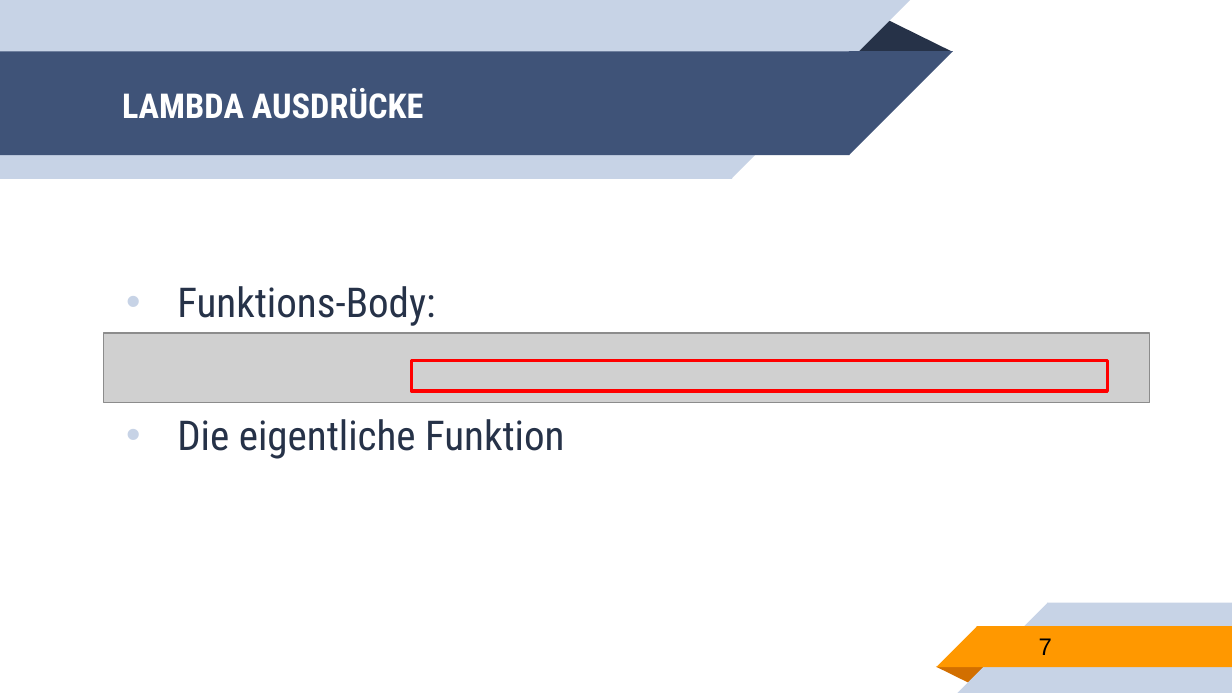
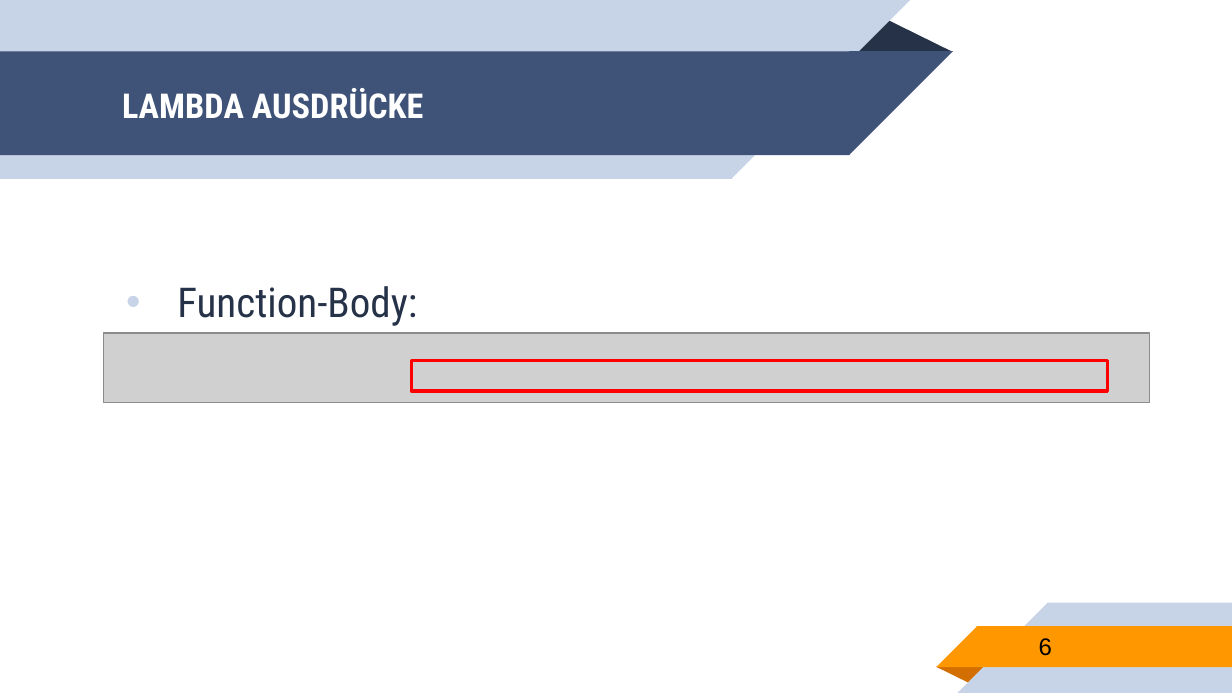
Before and after one commit to franneck94/UdemyCpp, a slide deck: slide 6 of lectures/LambdaExpressions.pptx (slide 7 before the commit). Drawn at 1232x693 pixels with LibreOffice and Linux fonts; fonts in the diff are those of the drawing; grey boxes stand for pictures. Boxes give left, top, right and bottom in pixels: in the first picture for what was removed or moved away, otherwise in the second. Text is boxed around its words. In the diff, an @@ line names an element or a change of style, - is before the commit and + after.

```diff
--- a/lectures/LambdaExpressions.pptx
+++ b/lectures/LambdaExpressions.pptx
@@ text at bbox=[177, 286, 417, 326]: text changed @@
-• Funktions-Body:
-• Die eigentliche Funktion
+• Function-Body:
@@ page number at bbox=[1039, 638, 1052, 656]: text changed @@
-7
+6
```
Also in this commit, not shown: 3 other slides changed, 1 slide removed, 1 other file.
